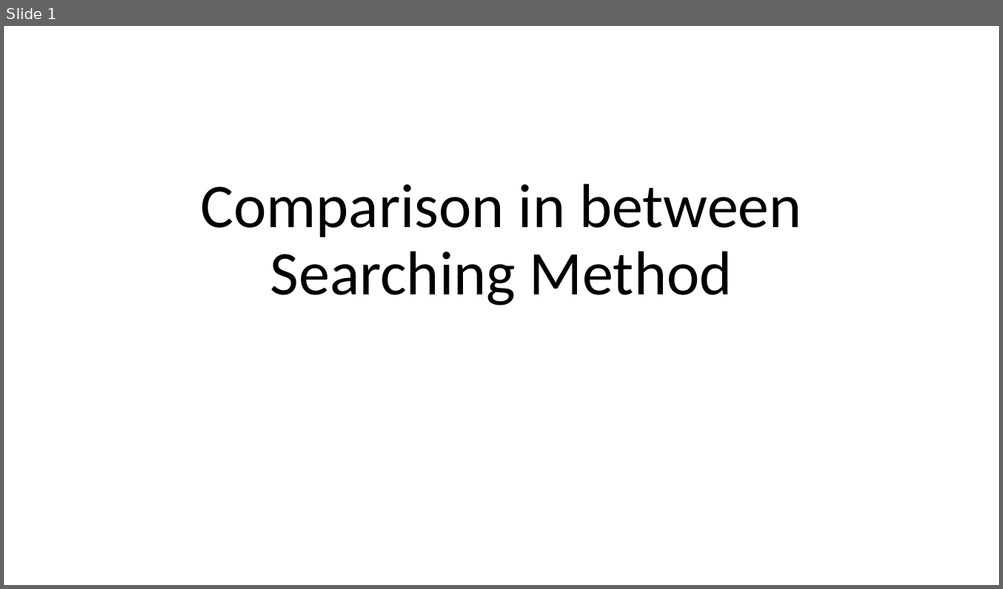
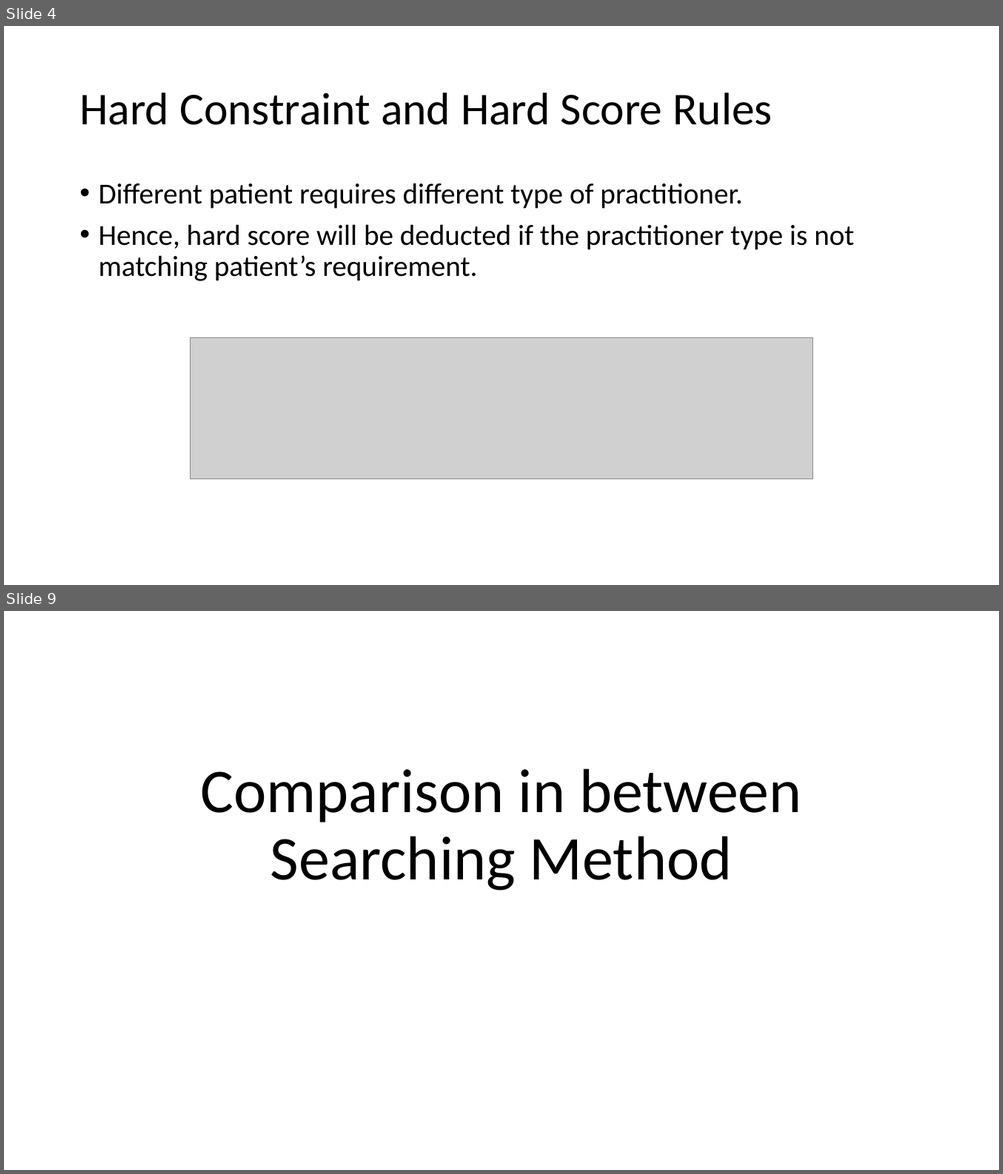
Before and after one commit to optimusium/phqSchedule, a slide deck: Comparison in between Searching Method.pptx. Shown one above the other, each under a label of ours: slide 1 before the commit, slides 4 and 9 after it; the slides between them are not shown. The pictures are 1003x589 and 1003x1174 pixels, drawn with LibreOffice and Linux fonts; fonts in the diff are those of the drawing; grey boxes stand for pictures. Boxes give left, top, right and bottom in pixels: in the first picture for what was removed or moved away, otherwise in the second. Text is boxed around its words. In the diff, an @@ line names an element or a change of style, - is before the commit and + after.

```diff
--- a/Comparison in between Searching Method.pptx
+++ b/Comparison in between Searching Method.pptx
@@ slide 4 added at (4,26,999,585), background #FFFFFF @@
@@ title added at (79,93,772,125), 44 pt, text #000000 @@
+Hard Constraint and Hard Score Rules
@@ text added at (99,183,854,281), 28 pt, text #000000 @@
+• Different patient requires different type of practitioner.
+• Hence, hard score will be deducted if the practitioner type is not matching patient’s requirement.
@@ picture added at (190,338,812,480) @@
@@ what was slide 1 is now slide 9 @@
```
Also in this commit, not shown: 2 slides changed, 11 other slides added, 5 slides removed.
